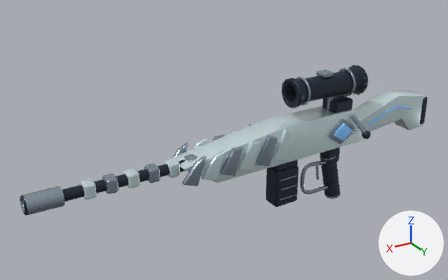
The glTF model assets/weapons/structural_v1/glacier-survey.glb as it was, and as the next commit left it.
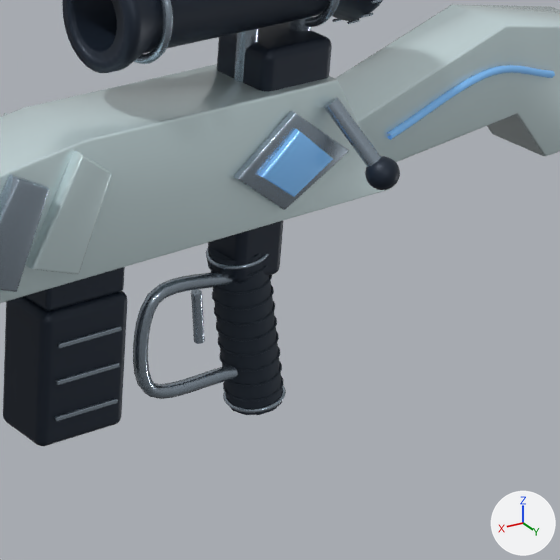
Each version is shown whole from a camera (50 mm lens) standing at (3.21, 4.18, 2.52) and looking at (0.61, -0.16, 0.35), then close up on the part from 59% to 92% of the width and 32% to 85% of the height. Arrows for +X, +Y and +Z are at lower right; the lights stay in place. The last two pictures show the newer version. Where no turn or scale is listed for an object, it has been applied to the vertices. Vertices at exactly the same position are counted once.

In view in the first close-up: '05_Longnight_Sniper__body_Sculpt_coat', '05_Longnight_Sniper__body_Sculpt_frame', '05_Longnight_Sniper__body_Sculpt_glow', '05_Longnight_Sniper__body_Sculpt_grip', '05_Longnight_Sniper__body_Sculpt_metal', '05_Longnight_Sniper__bolt_Sculpt_metal', '05_Longnight_Sniper__magazine_Sculpt_frame', '05_Longnight_Sniper__magazine_Sculpt_metal', '05_Longnight_Sniper__optic_Sculpt_frame', '05_Longnight_Sniper__optic_Sculpt_metal', '05_Longnight_Sniper__stock_Sculpt_coat', '05_Longnight_Sniper__stock_Sculpt_glow' and 1 more.
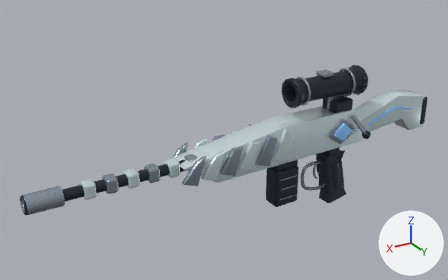
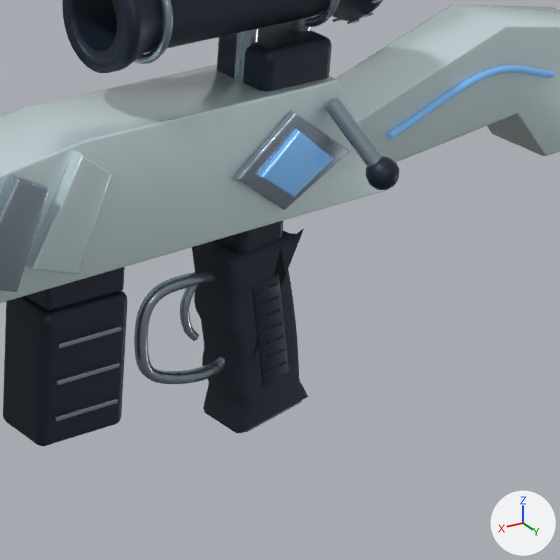
What differs and where, as boxes [x1, y1, x2, y2] in the close-ups (560 x 560 px):
```json
{"object": "05_Longnight_Sniper__body_Sculpt_grip", "change": "reshaped", "before": [208, 246, 284, 415], "after": [192, 229, 308, 433], "on screen": "52% wider, 21% taller"}
{"object": "05_Longnight_Sniper__body_Sculpt_metal", "change": "reshaped", "before": [0, 111, 349, 413], "after": [0, 111, 349, 432]}
{"object": "05_Longnight_Sniper__body_Sculpt_frame", "change": "reshaped", "before": [25, 221, 283, 311], "after": [25, 221, 289, 386]}
{"part": 1, "of": "me_mesh_0", "change": "rebuilt", "before": [208, 246, 282, 415], "after": [192, 229, 308, 433], "on screen": "56% wider, 21% taller"}
{"part": 2, "of": "me_mesh_0", "change": "deleted", "before": [208, 263, 284, 402]}
{"part": 3, "of": "me_mesh_0", "change": "added", "after": [256, 282, 286, 374]}
{"part": 4, "of": "me_mesh_2", "change": "added", "after": [252, 273, 289, 386]}
{"part": 5, "of": "me_mesh_1", "change": "rebuilt", "before": [223, 386, 286, 413], "after": [245, 400, 302, 432], "on screen": "mostly hidden afterwards"}
{"part": 6, "of": "me_mesh_1", "change": "deleted", "before": [206, 248, 269, 270]}
{"part": 7, "of": "me_mesh_1", "change": "cut back", "before": [133, 271, 238, 399], "after": [134, 270, 226, 384]}
```

Edits to the scene script, one JSON object a line:
```json
{"block": "me_mesh_0", "where": "# used by ob_05_longnight_sniper__body_sculpt_grip; location = (0.0, 0.0, 0.0)"}
{"op": "remove", "block": "me_mesh_0", "code": "me_mesh_0.from_pydata(...)  # 746 vertices, 1488 faces; spans x -0.638..-0.392, y -0.079..0.079, z -0.456..0.046"}
{"op": "add", "block": "me_mesh_0", "code": "me_mesh_0.from_pydata(...)  # 508 vertices, 954 faces; spans x -0.687..-0.373, y -0.094..0.094, z -0.481..0.08"}
{"block": "me_mesh_0", "change": "me_mesh_0 part 1: the loose piece of 26 vertices spanning x -0.638..-0.392, y -0.075..0.075, z -0.456..0.046 is rebuilt with 312 vertices and now spans x -0.687..-0.373, y -0.087..0.087, z -0.481..0.08"}
{"block": "me_mesh_0", "change": "me_mesh_0 part 2: 9 loose pieces with 720 vertices, spanning x -0.633..-0.397, y -0.079..0.079, z -0.412..0.002, are deleted"}
{"block": "me_mesh_0", "change": "me_mesh_0 part 3: 98 vertices added at x -0.58..-0.461, y 0.087..0.094, z -0.312..-0.052"}
{"block": "me_mesh_0", "change": "other edits to the shape of me_mesh_0 do not show in these pictures"}
{"block": "me_mesh_1", "where": "# used by ob_05_longnight_sniper__body_sculpt_metal; location = (0.0, 0.0, 0.0)"}
{"op": "remove", "block": "me_mesh_1", "code": "me_mesh_1.from_pydata(...)  # 1232 vertices, 2356 faces; spans x -0.68..2.42, y -0.18..0.18, z -0.45..0.45"}
{"op": "add", "block": "me_mesh_1", "code": "me_mesh_1.from_pydata(...)  # 1328 vertices, 2536 faces; spans x -0.68..2.42, y -0.18..0.18, z -0.48..0.45"}
{"block": "me_mesh_1", "change": "me_mesh_1 part 5: the loose piece of 144 vertices spanning x -0.64..-0.48, y -0.08..0.08, z -0.45..-0.4 is rebuilt with 152 vertices and now spans x -0.66..-0.47, y -0.08..0.08, z -0.48..-0.41"}
{"block": "me_mesh_1", "change": "me_mesh_1 part 6: the loose piece of 144 vertices spanning x -0.55..-0.39, y -0.08..0.08, z -0.01..0.04 is deleted"}
{"block": "me_mesh_1", "change": "me_mesh_1 part 7: 5 vertices moved within x -0.43..-0.15, y 0.01..0.02, z -0.3..-0.02; 168 vertices removed from x -0.46..-0.13, y -0.01..0.04, z -0.34..0.0; 400 vertices added at x -0.49..-0.15, y -0.02..0.02, z -0.33..-0.02"}
{"block": "me_mesh_2", "where": "# used by ob_05_longnight_sniper__body_sculpt_frame; location = (0.0, 0.0, 0.0)"}
{"op": "remove", "block": "me_mesh_2", "code": "me_mesh_2.from_pydata(...)  # 650 vertices, 1288 faces; spans x -0.56..2.42, y -0.08..0.08, z -0.05..0.37"}
{"op": "add", "block": "me_mesh_2", "code": "me_mesh_2.from_pydata(...)  # 606 vertices, 1196 faces; spans x -0.6..2.42, y -0.09..0.09, z -0.35..0.37"}
{"block": "me_mesh_2", "change": "me_mesh_2 part 4: a new loose piece of 108 vertices spanning x -0.6..-0.44, y -0.09..0.09, z -0.35..-0.03, in mat_sculpt_frame (dark blue #202b3a)"}
{"block": "me_mesh_2", "change": "other edits to the shape of me_mesh_2 do not show in these pictures"}
```
